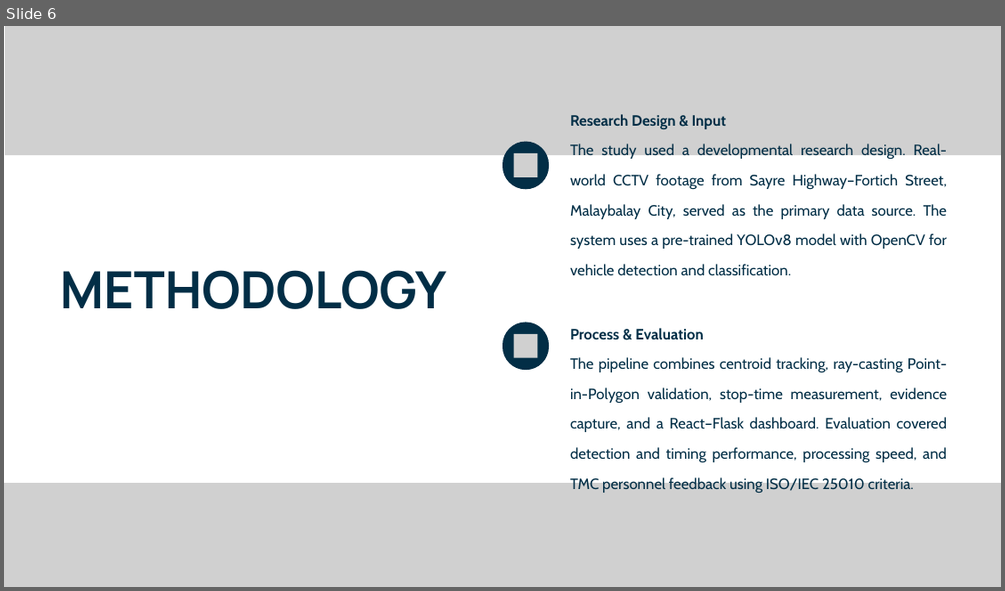
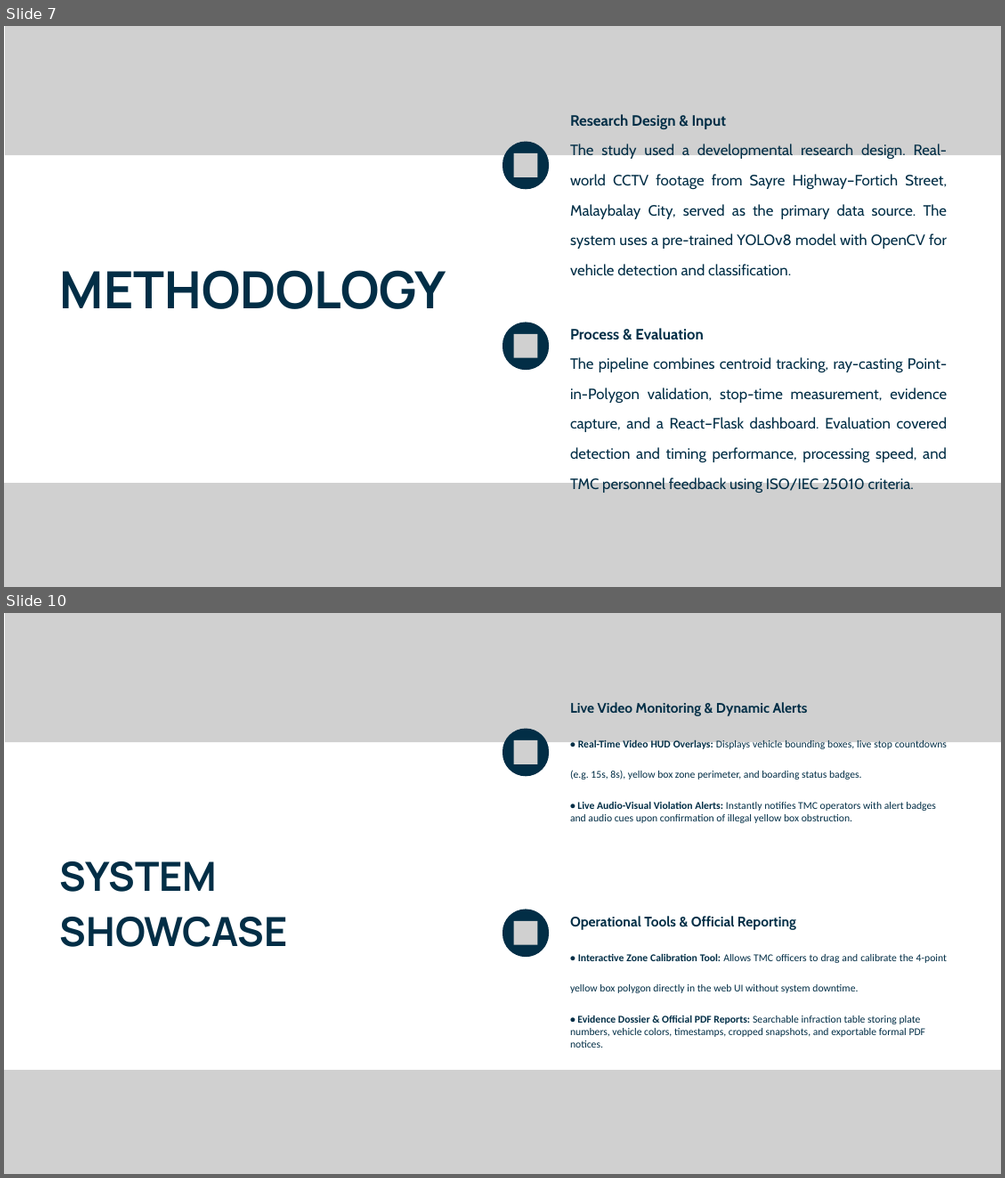
Before and after one commit to Chun-taro/AI-Powered-Yellow-Box-Zone-Violation-Monitoring-System, a slide deck: docs/Capstone3_PPT (1).pptx. Shown one above the other, each under a label of ours: slide 6 before the commit, slides 7 and 10 after it; the slides between them are not shown. The pictures are 1005x591 and 1005x1178 pixels, drawn with LibreOffice and Linux fonts; fonts in the diff are those of the drawing; grey boxes stand for pictures; background and template pictures are left out. Boxes give left, top, right and bottom in pixels: in the first picture for what was removed or moved away, otherwise in the second. Text is boxed around its words. In the diff, an @@ line names an element or a change of style, - is before the commit and + after.

Commit message:
docs: expand Capstone 3 defense presentation to 15 comprehensive slides with architecture, logic, showcase, and ISO 25010 evaluation

```diff
--- a/docs/Capstone3_PPT (1).pptx
+++ b/docs/Capstone3_PPT (1).pptx
@@ slide 10 added at (4, 613, 1001, 1174), background picture (left out) @@
@@ picture added at (5, 613, 1001, 742) @@
@@ text added at (570, 702, 947, 823), 15 pt, text #022E46 @@
+Live Video Monitoring & Dynamic Alerts
+• Real-Time Video HUD Overlays: Displays vehicle bounding boxes, live stop countdowns (e.g. 15s, 8s), yellow box zone perimeter, and boarding status badges.
+• Live Audio-Visual Violation Alerts: Instantly notifies TMC operators with alert badges and audio cues upon confirmation of illegal yellow box obstruction.
@@ freeform shape added at (502, 728, 549, 776), fill #022E46 @@
@@ picture added at (513, 740, 537, 764) @@
@@ text added at (60, 861, 287, 947), 58 pt, text #022E46, bold @@
+SYSTEM
+SHOWCASE
@@ freeform shape added at (502, 909, 549, 957), fill #022E46 @@
@@ picture added at (513, 921, 537, 945) @@
@@ text added at (570, 916, 947, 1047), 15 pt, text #022E46 @@
+Operational Tools & Official Reporting
+• Interactive Zone Calibration Tool: Allows TMC officers to drag and calibrate the 4-point yellow box polygon directly in the web UI without system downtime.
+• Evidence Dossier & Official PDF Reports: Searchable infraction table storing plate numbers, vehicle colors, timestamps, cropped snapshots, and exportable formal PDF notices.
@@ picture added at (4, 1070, 1001, 1174) @@
@@ what was slide 6 is now slide 7 @@
```
Also in this commit, not shown: 4 other slides added, 1 other file.
